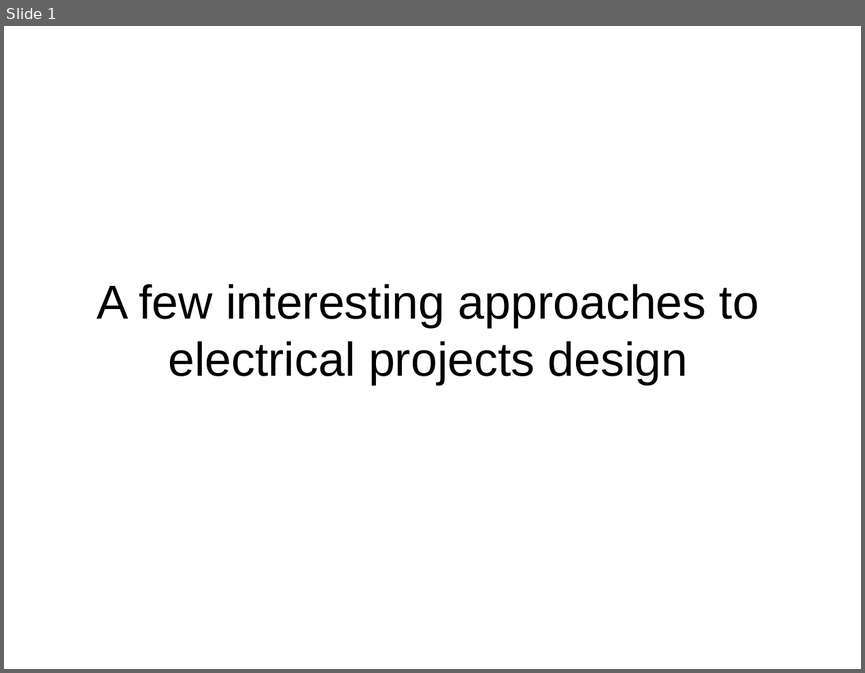
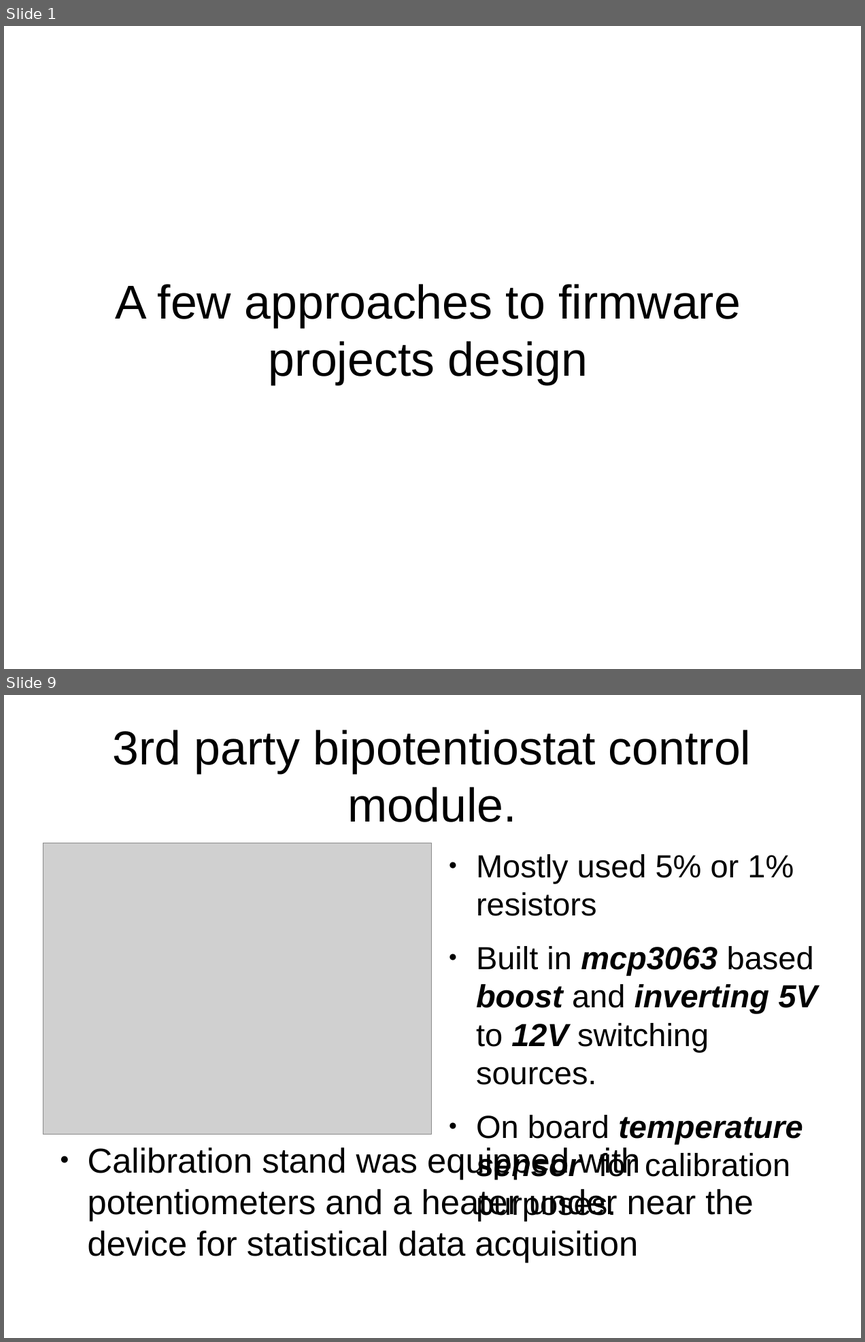
Before and after one commit to z80/mapper, a slide deck: docs/pres/pres.odp. Shown one above the other, each under a label of ours: slide 1 before the commit, slides 1 and 9 after it; the slides between them are not shown. The pictures are 865x673 and 865x1342 pixels, drawn with LibreOffice and Linux fonts; fonts in the diff are those of the drawing; grey boxes stand for pictures. Boxes give left, top, right and bottom in pixels: in the first picture for what was removed or moved away, otherwise in the second. Text is boxed around its words. In the diff, an @@ line names an element or a change of style, - is before the commit and + after.

```diff
--- a/docs/pres/pres.odp
+++ b/docs/pres/pres.odp
@@ slide 9 added at (4, 695, 861, 1338), background #FFFFFF @@
@@ title added at (113, 730, 751, 822), 44 pt, text #000000 @@
+3rd party bipotentiostat control module.
@@ picture added at (43, 843, 432, 1134) @@
@@ text added at (476, 854, 817, 1221), 29.6 pt, text #000000 @@
+● Mostly used 5% or 1% resistors
+● Built in mcp3063 based boost and inverting 5V to 12V switching sources.
+● On board temperature sensor for calibration purposes.
@@ text added at (88, 1147, 753, 1262), 32 pt, text #000000 @@
+● Calibration stand was equipped with potentiometers and a heater under near the device for statistical data acquisition
@@ slide 1 changed as well @@
@@ title at (116, 284, 740, 384): text changed @@
-A few interesting approaches to electrical projects design
+A few approaches to firmware projects design
```
Also in this commit, not shown: 1 other slide changed, 10 other slides added, 4 other files.
